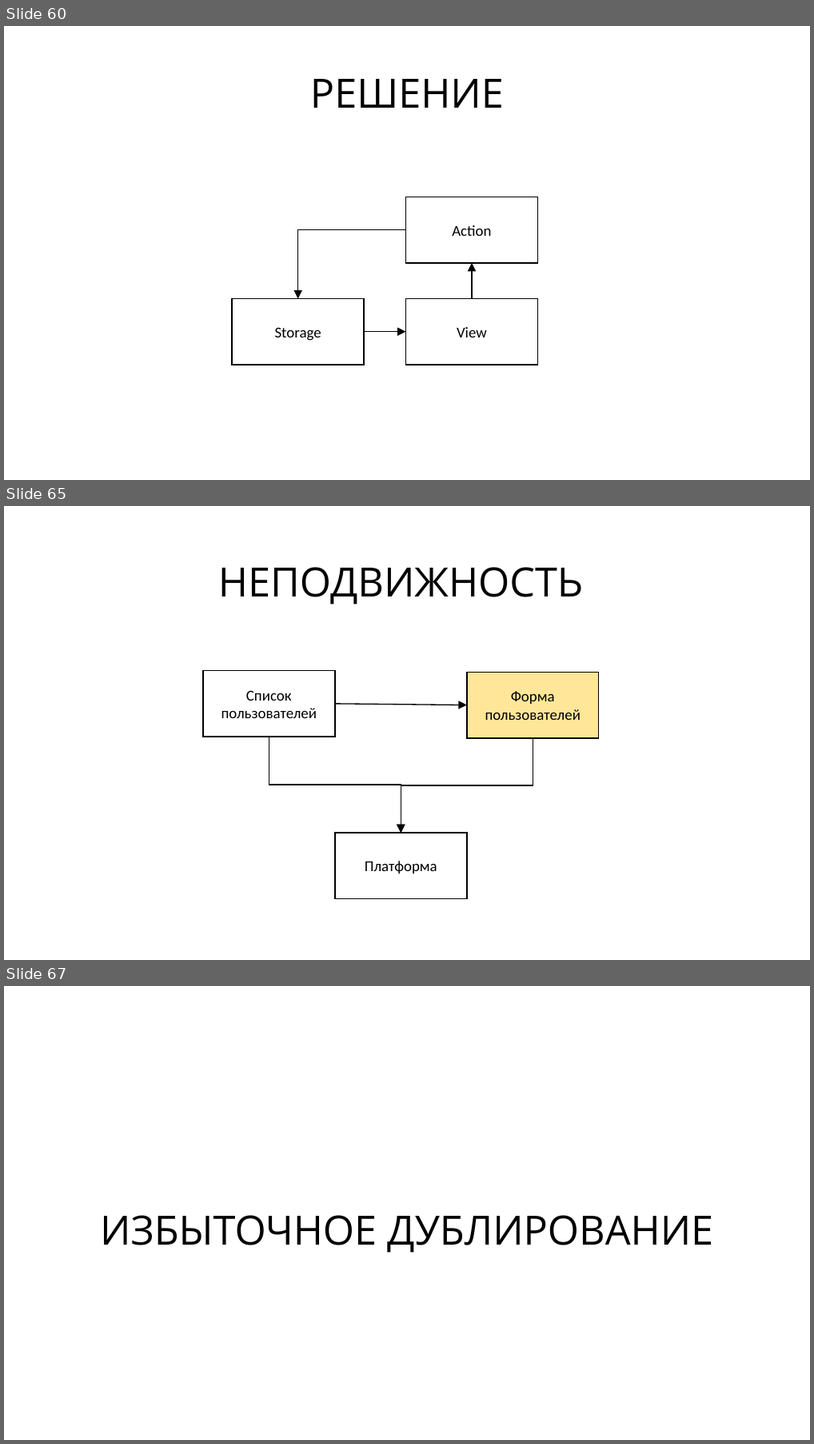
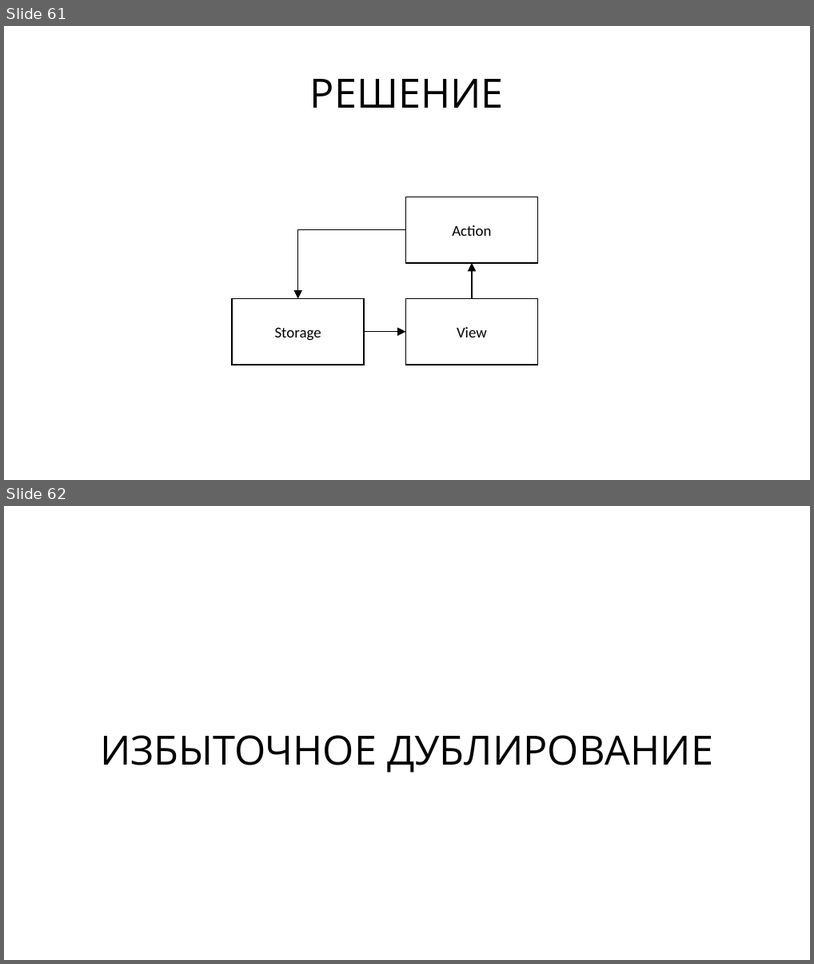
Before and after one commit to rkhaimov/brain-gym, a slide deck: Презентация.pptx. Shown one above the other, each under a label of ours: slides 60, 65 and 67 before the commit, slides 61 and 62 after it; the slides between them are not shown. The pictures are 814x1444 and 814x964 pixels, drawn with LibreOffice and Linux fonts; fonts in the diff are those of the drawing; background and template pictures are left out. Boxes give left, top, right and bottom in pixels: in the first picture for what was removed or moved away, otherwise in the second. Text is boxed around its words. In the diff, an @@ line names an element or a change of style, - is before the commit and + after.

```diff
--- a/Презентация.pptx
+++ b/Презентация.pptx
@@ slide 65 removed at (x1=4, y1=506, x2=810, y2=960), background #FFFFFF @@
@@ text removed at (x1=218, y1=567, x2=583, y2=604) @@
-НЕПОДВИЖНОСТЬ
@@ rectangle removed at (x1=203, y1=671, x2=335, y2=736) @@
-Список пользователей
@@ rectangle removed at (x1=467, y1=672, x2=599, y2=738) @@
-Форма пользователей
@@ arrow removed from (335, 704) to (467, 705) @@
@@ elbow arrow removed from (269, 736) to (402, 832) @@
@@ elbow arrow removed from (534, 738) to (402, 832) @@
@@ rectangle removed at (x1=335, y1=832, x2=466, y2=899) @@
-Платформа
@@ what was slide 60 is now slide 61 @@
@@ what was slide 67 is now slide 62 @@
```
Also in this commit, not shown: 2 slides added, 5 other slides removed.
